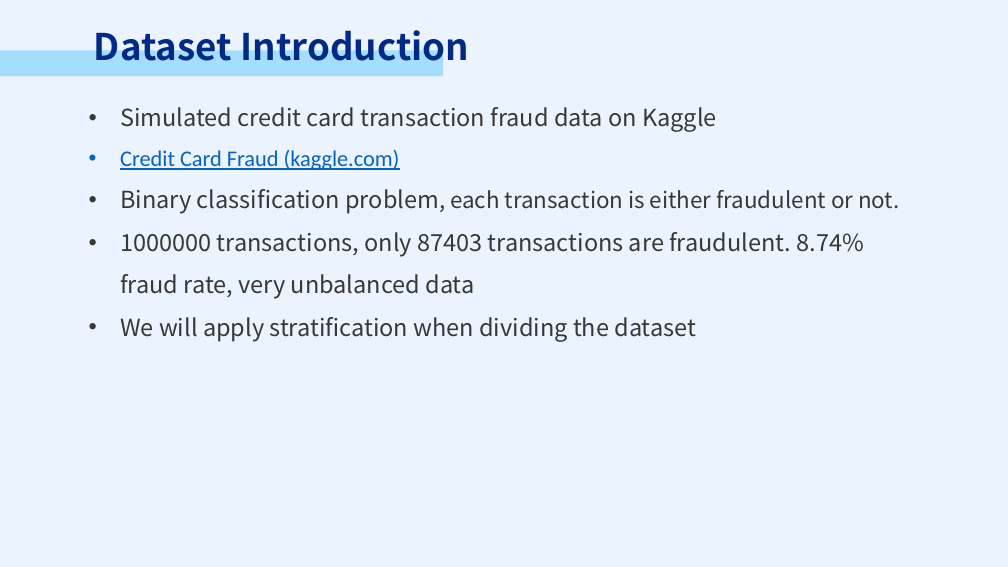
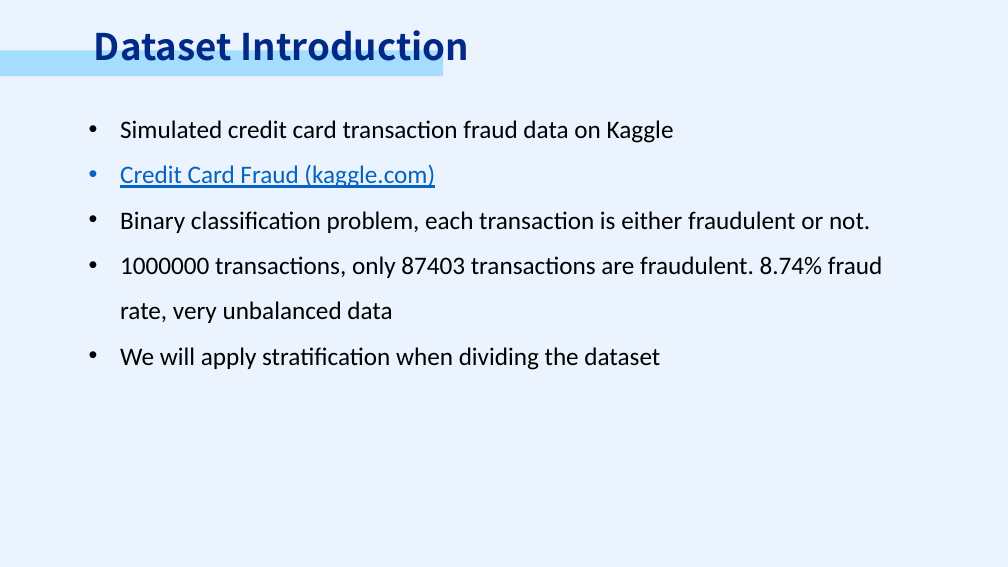
Before and after one commit to PSTAT197-F23/PSTAT197A_FP_Group1, a slide deck: slide 2 of scripts/drafts/PRESENTATION.pptx. Drawn at 1008x567 pixels with LibreOffice and Linux fonts; fonts in the diff are those of the drawing. Boxes give left, top, right and bottom in pixels: in the first picture for what was removed or moved away, otherwise in the second. Text is boxed around its words. In the diff, an @@ line names an element or a change of style, - is before the commit and + after.

```diff
--- a/scripts/drafts/PRESENTATION.pptx
+++ b/scripts/drafts/PRESENTATION.pptx
@@ text "Simulated credit card transaction fraud ...": place and size @@
-text "Simulated credit card transaction fraud ..." at (120,107,899,342)
+text "Simulated credit card transaction fraud ..." at (120,120,882,370)
@@ text "Simulated credit card transaction fraud ..." at (120,120,882,370): size 16.8 to 18 pt in "Simulated credit card transaction fraud data on ...", "Binary classification problem,", "1000000 transactions, only 87403 transactions are fraudulent ...", "We will apply stratification when dividing the ..."; font Noto Sans CJK SC to Calibri, text colour #383838 to #000000; size 16 to 18 pt in "Credit Card Fraud (kaggle.com)", "problem, each transaction is either fraudulent or ..." @@
```
Also in this commit, not shown: 9 other slides changed.
